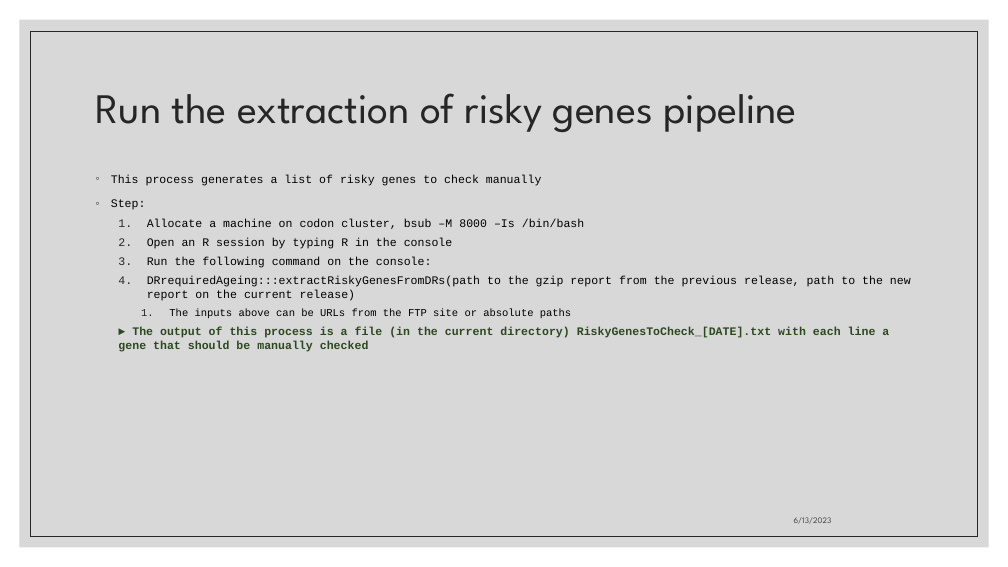
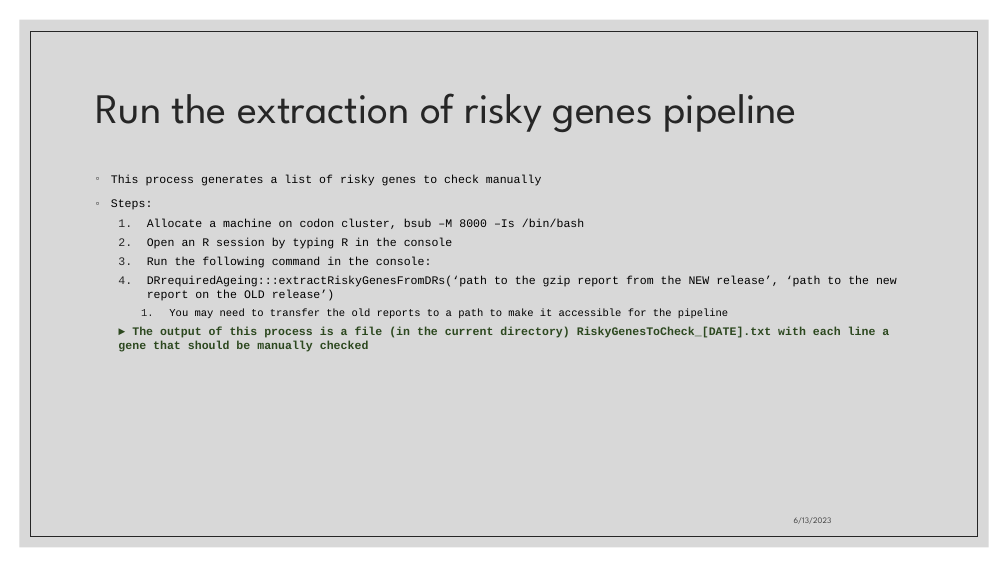
Before and after one commit to mpi2/impc_stats_pipeline, a slide deck: slide 11 of Slides/How to execute the IMPC statistical pipeline.pptx (slide 10 before the commit). Drawn at 1008x567 pixels with LibreOffice and Linux fonts; fonts in the diff are those of the drawing. Boxes give left, top, right and bottom in pixels: in the first picture for what was removed or moved away, otherwise in the second. Text is boxed around its words. In the diff, an @@ line names an element or a change of style, - is before the commit and + after.

```diff
--- a/Slides/How to execute the IMPC statistical pipeline.pptx
+++ b/Slides/How to execute the IMPC statistical pipeline.pptx
@@ text at [111,199,153,210]: text changed @@
-◦ Step:
+◦ Steps:
@@ text at [147,257,897,318]: text changed @@
-  3. Run the following command on the console:
-  4. DRrequiredAgeing:::extractRiskyGenesFromDRs(path to the gzip report from the previous release, path to the new report on the current release)
-    1. The inputs above can be URLs from the FTP site or absolute paths
+  3. Run the following command in the console:
+  4. DRrequiredAgeing:::extractRiskyGenesFromDRs(‘path to the gzip report from the NEW release’, ‘path to the new report on the OLD release’)
+    1. You may need to transfer the old reports to a path to make it accessible for the pipeline
```
Also in this commit, not shown: 7 other slides changed, 2 slides added.
